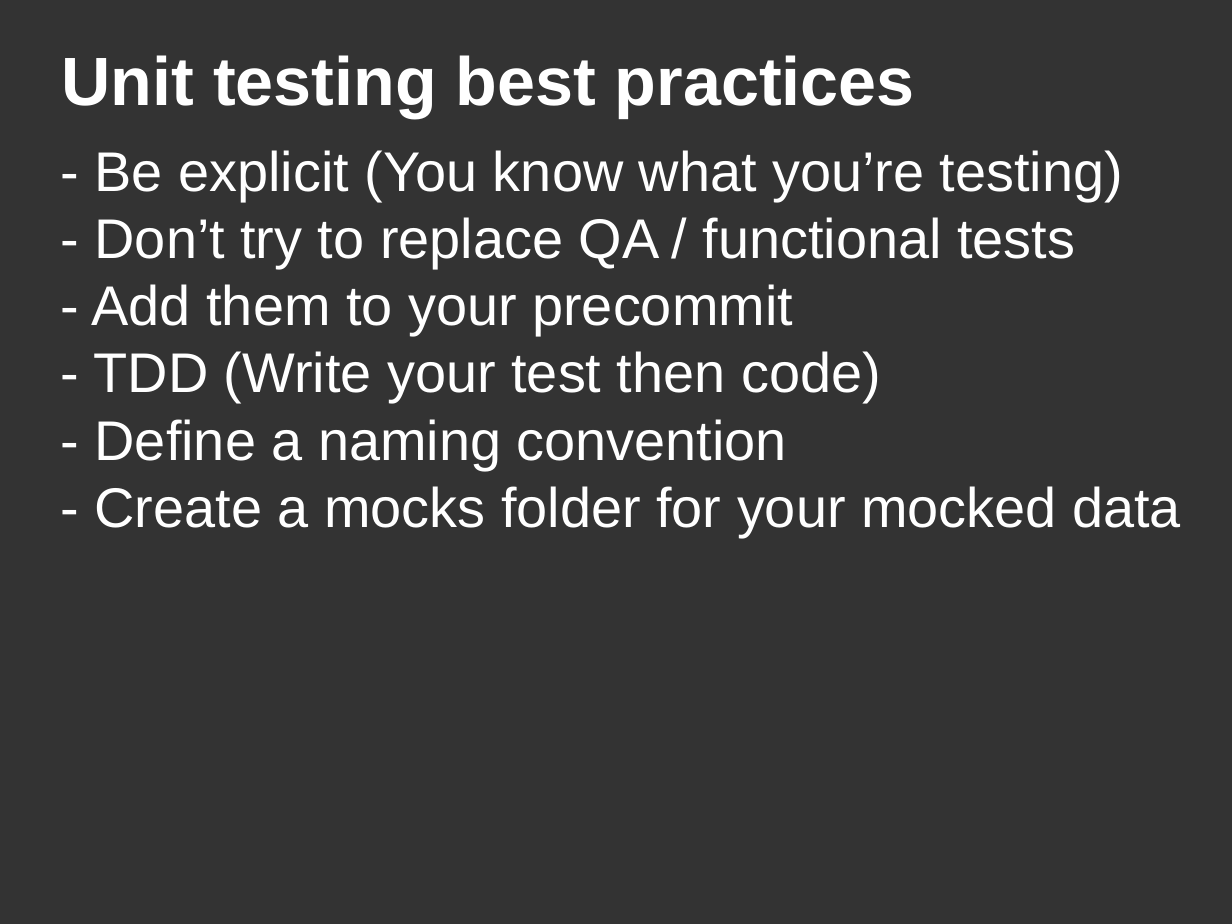
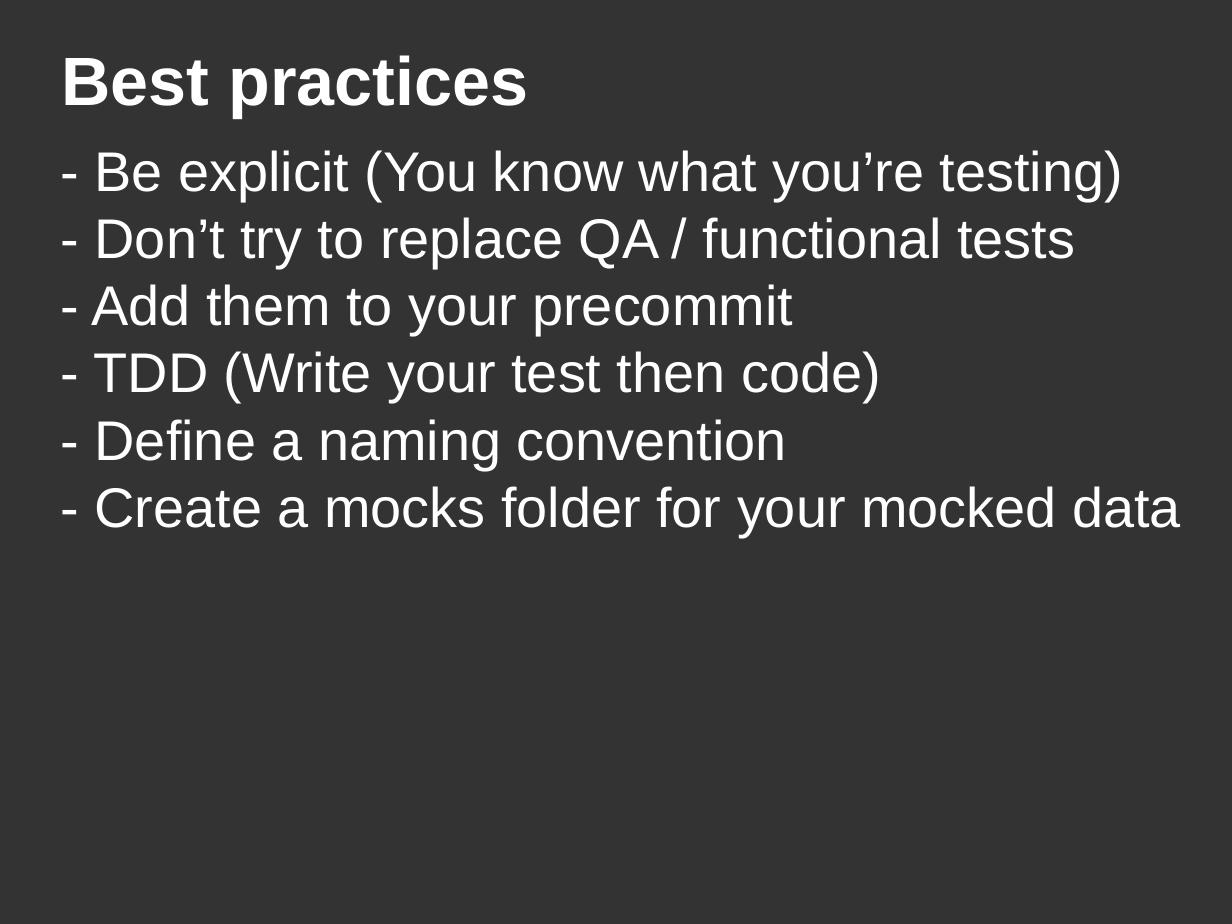
Before and after one commit to DanYellow/presentations, a slide deck: slide 24 of unit-tests/presentation.odp. Drawn at 1232x924 pixels with LibreOffice and Linux fonts; fonts in the diff are those of the drawing. Boxes give left, top, right and bottom in pixels: in the first picture for what was removed or moved away, otherwise in the second. Text is boxed around its words. In the diff, an @@ line names an element or a change of style, - is before the commit and + after.

Commit message:
Updates presentation and adds new tests

```diff
--- a/unit-tests/presentation.odp
+++ b/unit-tests/presentation.odp
@@ title at (62,55,528,117): text changed @@
-Unit testing best practices
+Best practices
```
Also in this commit, not shown: 5 other slides changed, 2 slides added, 4 other files.
